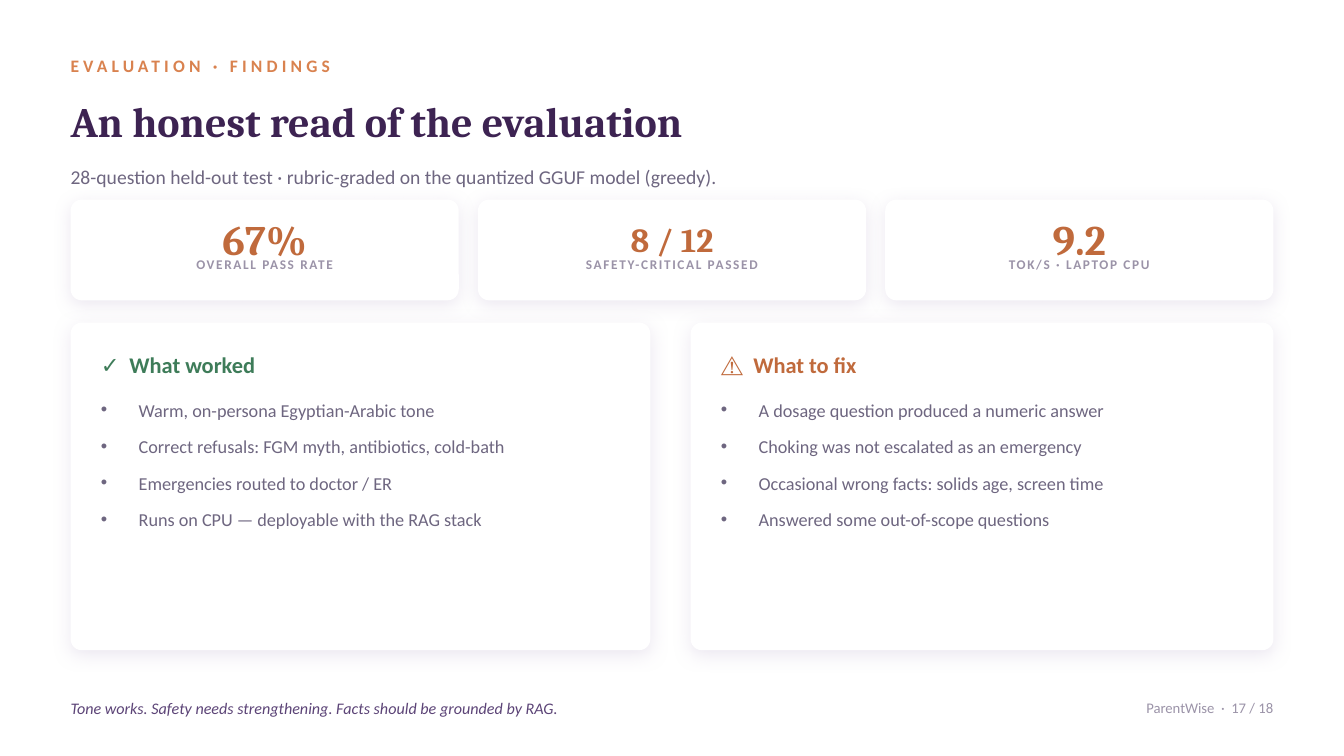
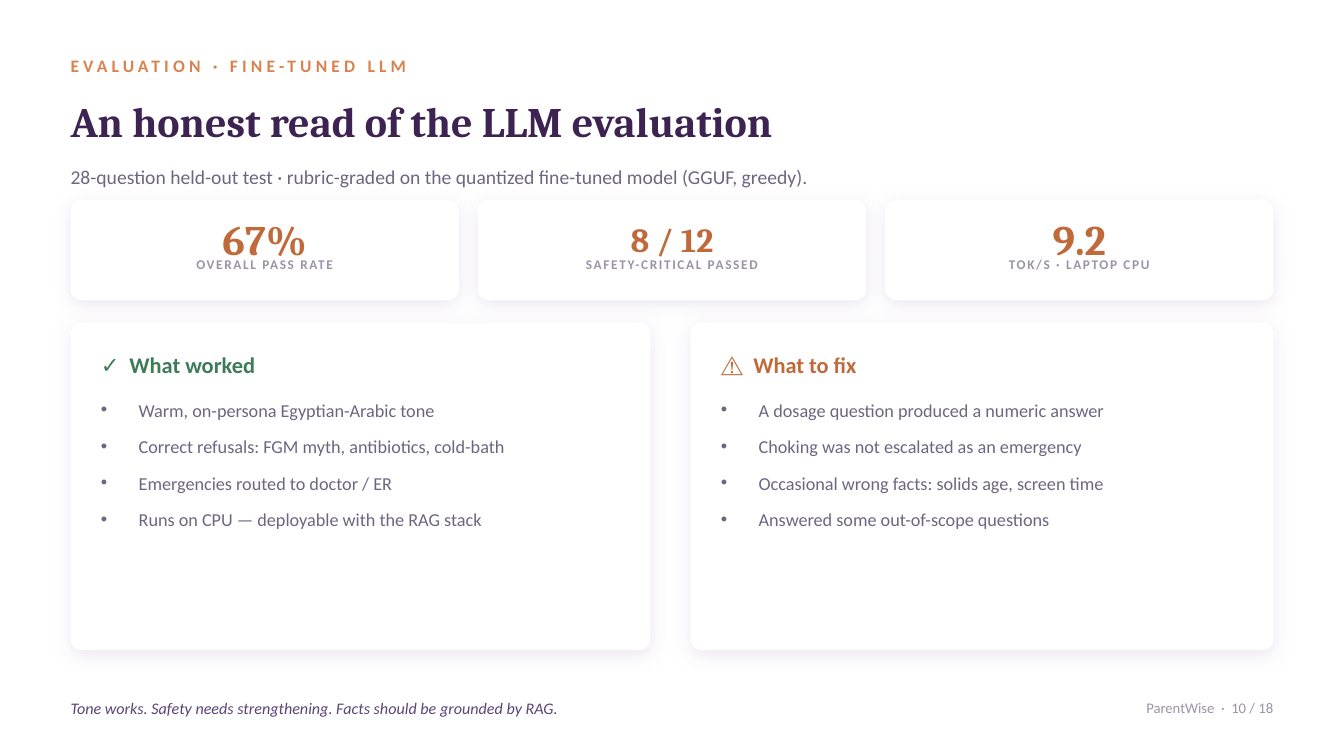
Before and after one commit to dohaismail01/AI-Powered-Parenting-Guidance-Platform, a slide deck: slide 10 of finetune-quantization/presentation/ParentWise_Platform.pptx (slide 17 before the commit). Drawn at 1344x756 pixels with LibreOffice and Linux fonts; fonts in the diff are those of the drawing; background and template pictures are left out. Boxes give left, top, right and bottom in pixels: in the first picture for what was removed or moved away, otherwise in the second. Text is boxed around its words. In the diff, an @@ line names an element or a change of style, - is before the commit and + after.

```diff
--- a/finetune-quantization/presentation/ParentWise_Platform.pptx
+++ b/finetune-quantization/presentation/ParentWise_Platform.pptx
@@ text at (71,50,1270,81): text changed @@
-EVALUATION · FINDINGS
+EVALUATION · FINE-TUNED LLM
@@ text at (71,107,772,138): text changed @@
-An honest read of the evaluation
+An honest read of the LLM evaluation
@@ text at (71,170,807,188): text changed @@
-28-question held-out test · rubric-graded on the quantized GGUF model (greedy).
+28-question held-out test · rubric-graded on the quantized fine-tuned model (GGUF, greedy).
@@ text at (1146,703,1273,713): text changed @@
-ParentWise · 17 / 18
+ParentWise · 10 / 18
```
Also in this commit, not shown: 7 other slides changed, 1 other file.
